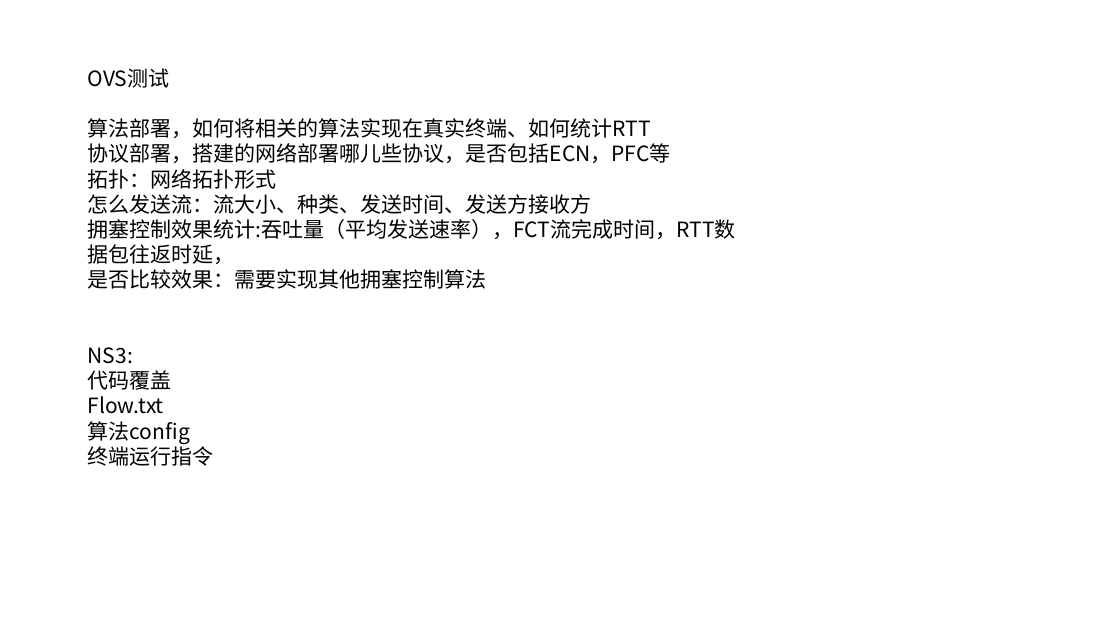
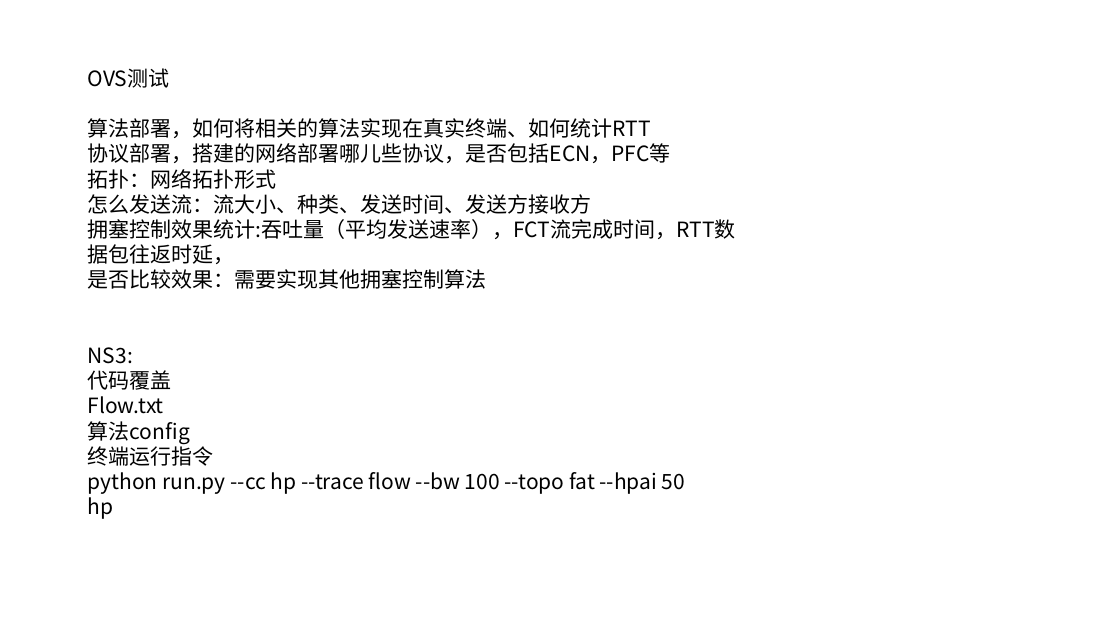
Before and after one commit to JinPeng-Zhang/DCN-LSTM_PID-congestion-control, a slide deck: slide 44 of paper/毕设思路 [自动保存的] [自动保存的].pptx. Drawn at 1120x630 pixels with LibreOffice and Linux fonts; fonts in the diff are those of the drawing. Boxes give left, top, right and bottom in pixels: in the first picture for what was removed or moved away, otherwise in the second. Text is boxed around its words. In the diff, an @@ line names an element or a change of style, - is before the commit and + after.

```diff
--- a/paper/毕设思路 [自动保存的] [自动保存的].pptx
+++ b/paper/毕设思路 [自动保存的] [自动保存的].pptx
@@ text at bbox=[88, 472, 685, 519]: paragraphs added @@
+python run.py --cc hp --trace flow --bw 100 --topo fat --hpai 50
+hp
```
Also in this commit, not shown: 1 other slide changed, 3 slides added, 23 other files.
